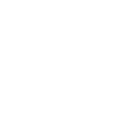
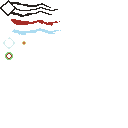
The second 128px x 128px image is a revision of the first. Changes to its layers:
added group "UI #1" with 2 layers above "Layer #5" over [0, 0, 61, 60]
showed "UI", moved it into group "UI #1" over [0, 0, 58, 17]
added layer "Bars" in group "UI #1" over [3, 19, 61, 60]
